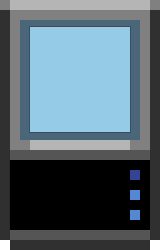
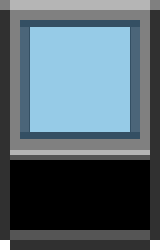
Two versions of the same layered image (160x250). Layer-by-layer changes:
removed layer "Shape 9" over (9, 160, 10, 230)
added layer "Layer 2" above "Layer 1" over (20, 20, 140, 139)
added layer "Layer 1" above "listArea Bottom Border" over (20, 139, 140, 150)
added layer "listArea Bottom Border" above "details" over (10, 143, 150, 155)
added layer "details" above "Layer 0" over (130, 170, 140, 220)
